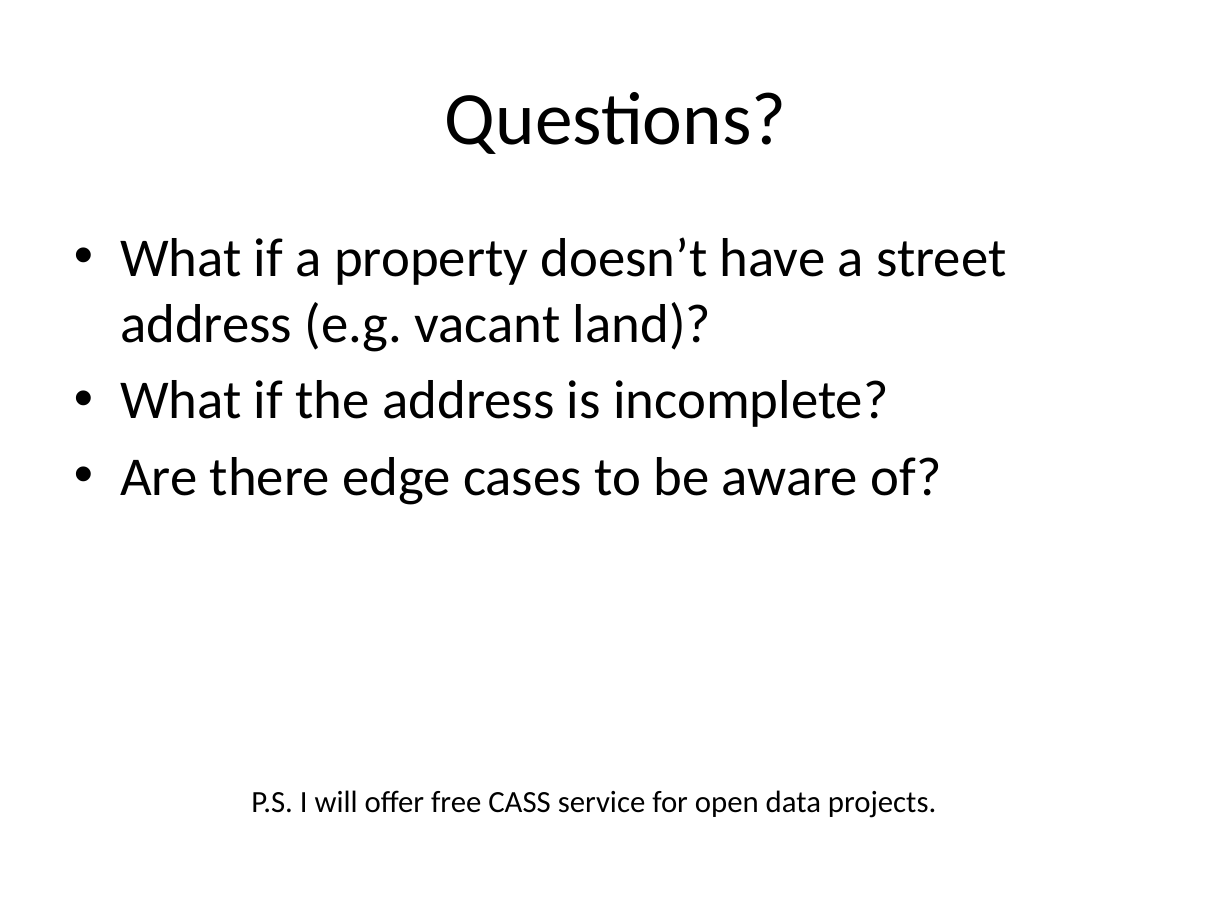
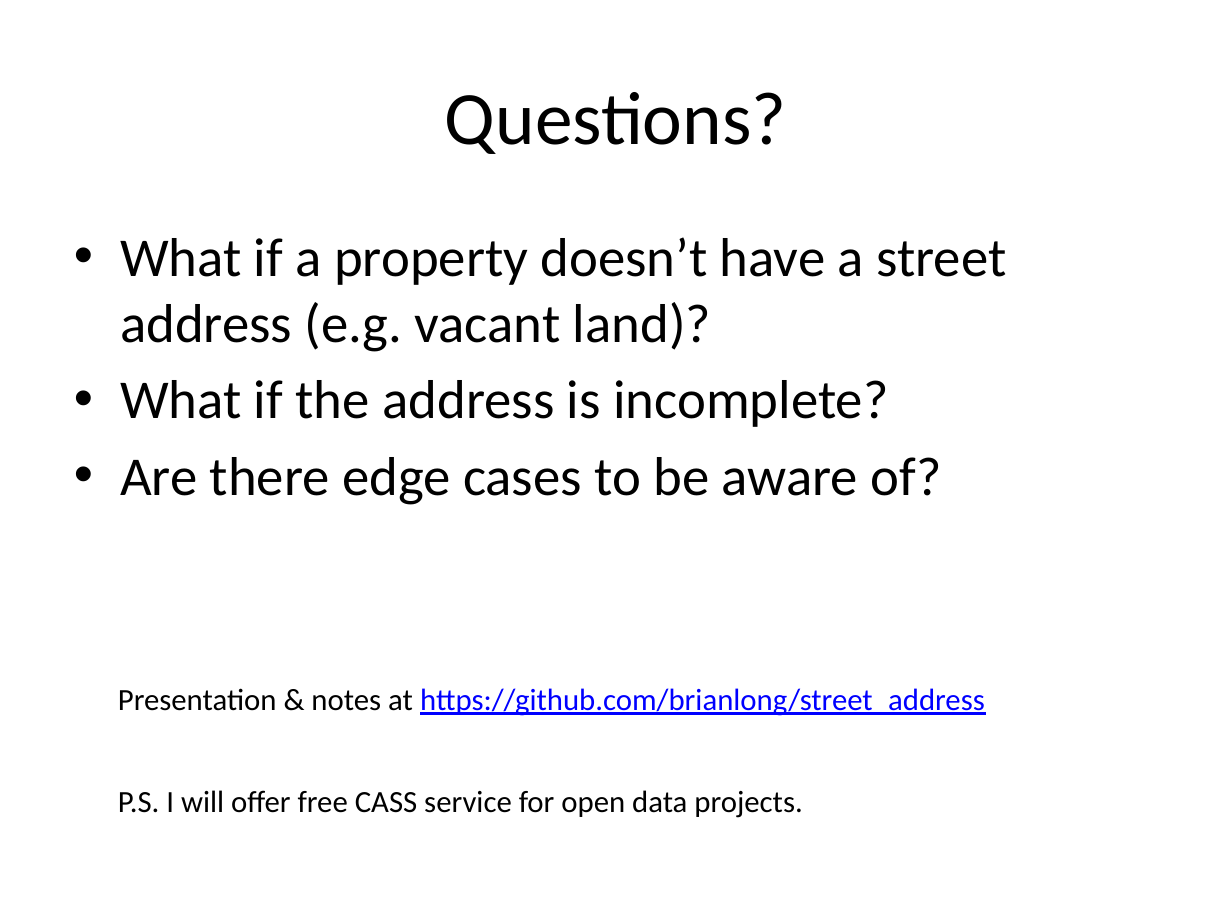
Before and after one commit to brianlong/street_address, a slide deck: slide 14 of presentations/street_addresses.pptx. Drawn at 1232x924 pixels with LibreOffice and Linux fonts; fonts in the diff are those of the drawing. Boxes give left, top, right and bottom in pixels: in the first picture for what was removed or moved away, otherwise in the second. Text is boxed around its words. In the diff, an @@ line names an element or a change of style, - is before the commit and + after.

```diff
--- a/presentations/street_addresses.pptx
+++ b/presentations/street_addresses.pptx
@@ text added at [118, 688, 985, 716], 18 pt, text #0000FF, underline @@
+Presentation & notes at https://github.com/brianlong/street_address
@@ text "P.S. I will offer free ...": place and size @@
-text "P.S. I will offer free ..." at [251, 790, 936, 818]
+text "P.S. I will offer free ..." at [118, 790, 802, 818]
```
Also in this commit, not shown: 2 other slides changed, 1 other file.
